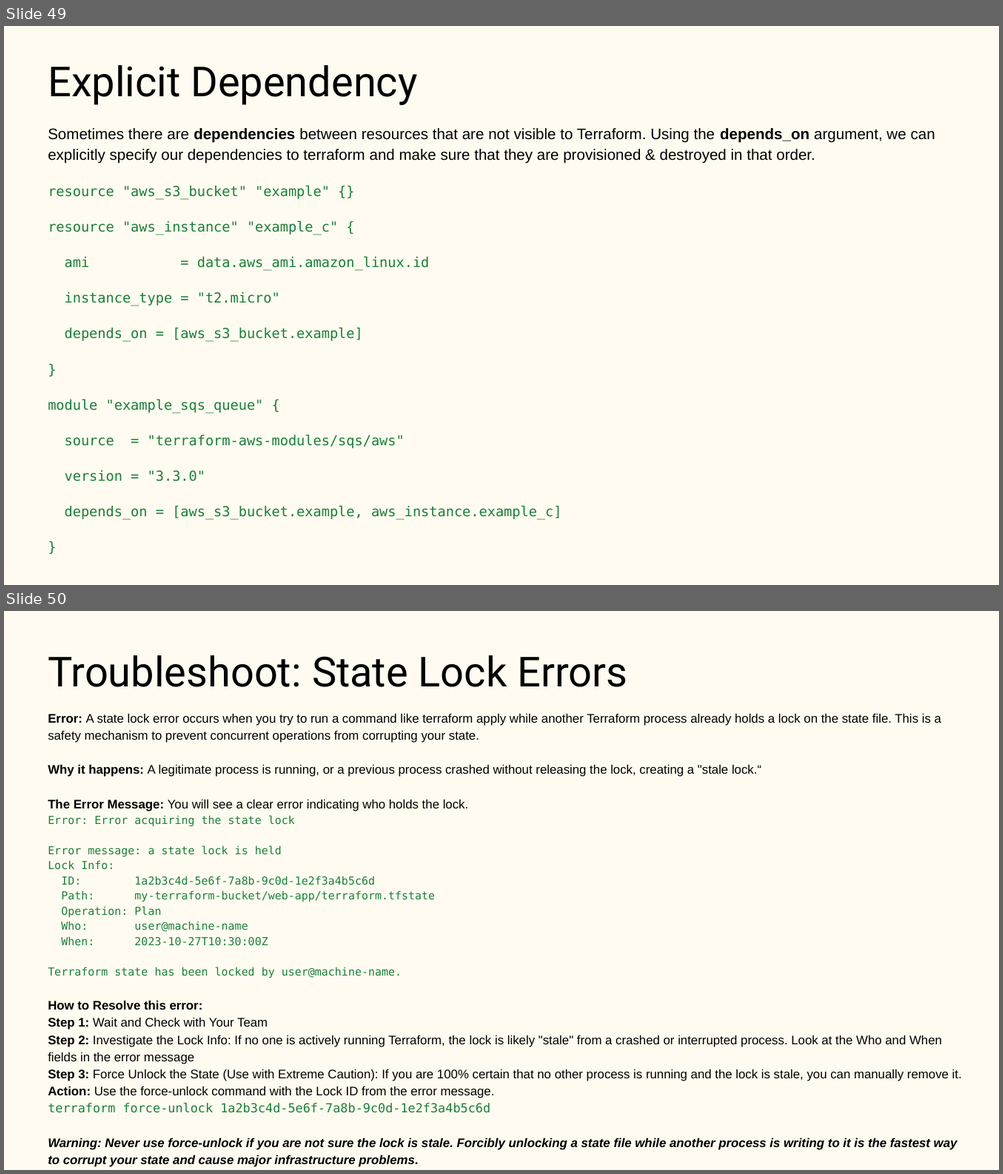
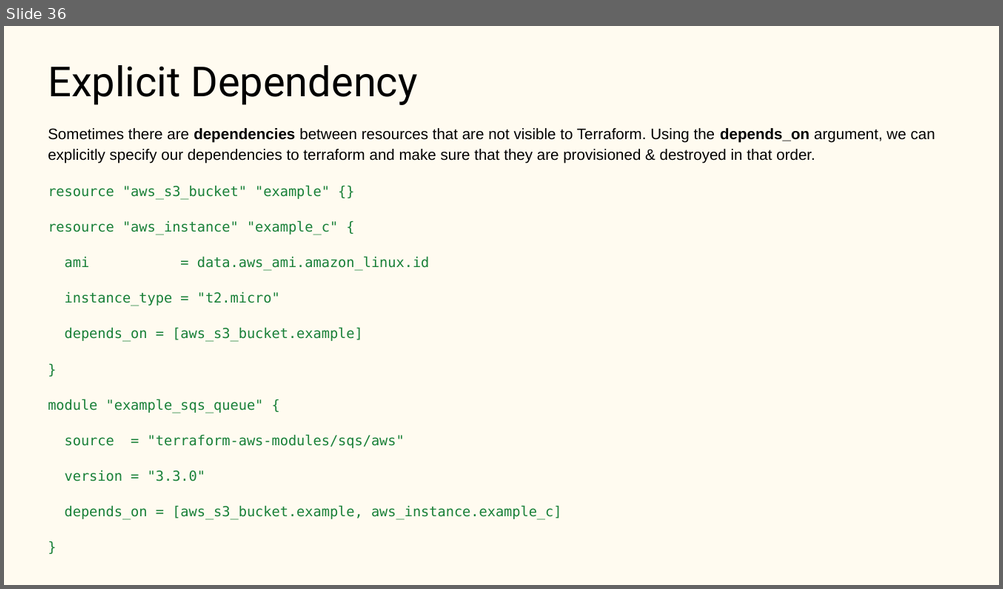
Before and after one commit to aishp411/PPMCAD12, a slide deck: Terraform/Terraform.pptx. Shown one above the other, each under a label of ours: slides 49 and 50 before the commit, slide 36 after it. The pictures are 1003x1174 and 1003x589 pixels, drawn with LibreOffice and Linux fonts; fonts in the diff are those of the drawing. Boxes give left, top, right and bottom in pixels: in the first picture for what was removed or moved away, otherwise in the second. Text is boxed around its words. In the diff, an @@ line names an element or a change of style, - is before the commit and + after.

```diff
--- a/Terraform/Terraform.pptx
+++ b/Terraform/Terraform.pptx
@@ slide 50 removed at [4, 611, 999, 1170], background #FFFBF0 @@
@@ title removed at [48, 655, 627, 687] @@
-Troubleshoot: State Lock Errors
@@ text removed at [48, 713, 962, 1167] @@
-Error: A state lock error occurs when you try to run a command like terraform apply while another Terraform process already holds a lock on the state file. This is a safety mechanism to prevent concurrent operations from corrupting your state.
-Why it happens: A legitimate process is running, or a previous process crashed without releasing the lock, creating a "stale lock.“
-The Error Message: You will see a clear error indicating who holds the lock.
-Error: Error acquiring the state lock
-Error message: a state lock is held
-Lock Info:
-ID: 1a2b3c4d-5e6f-7a8b-9c0d-1e2f3a4b5c6d
-Path: my-terraform-bucket/web-app/terraform.tfstate
-Operation: Plan
-Who: user@machine-name
-When: 2023-10-27T10:30:00Z
-Terraform state has been locked by user@machine-name.
-How to Resolve this error:
-Step 1: Wait and Check with Your Team
-Step 2: Investigate the Lock Info: If no one is actively running Terraform, the lock is likely "stale" from a crashed or interrupted process. Look at the Who and When fields in the error message
-Step 3: Force Unlock the State (Use with Extreme Caution): If you are 100% certain that no other process is running and the lock is stale, you can manually remove it.
-Action: Use the force-unlock command with the Lock ID from the error message.
-terraform force-unlock 1a2b3c4d-5e6f-7a8b-9c0d-1e2f3a4b5c6d
-Warning: Never use force-unlock if you are not sure the lock is stale. Forcibly unlocking a state file while another process is writing to it is the fastest way to corrupt your state and cause major infrastructure problems.
@@ what was slide 49 is now slide 36 @@
```
Also in this commit, not shown: 2 slides changed, 13 other slides removed, 35 other files.
